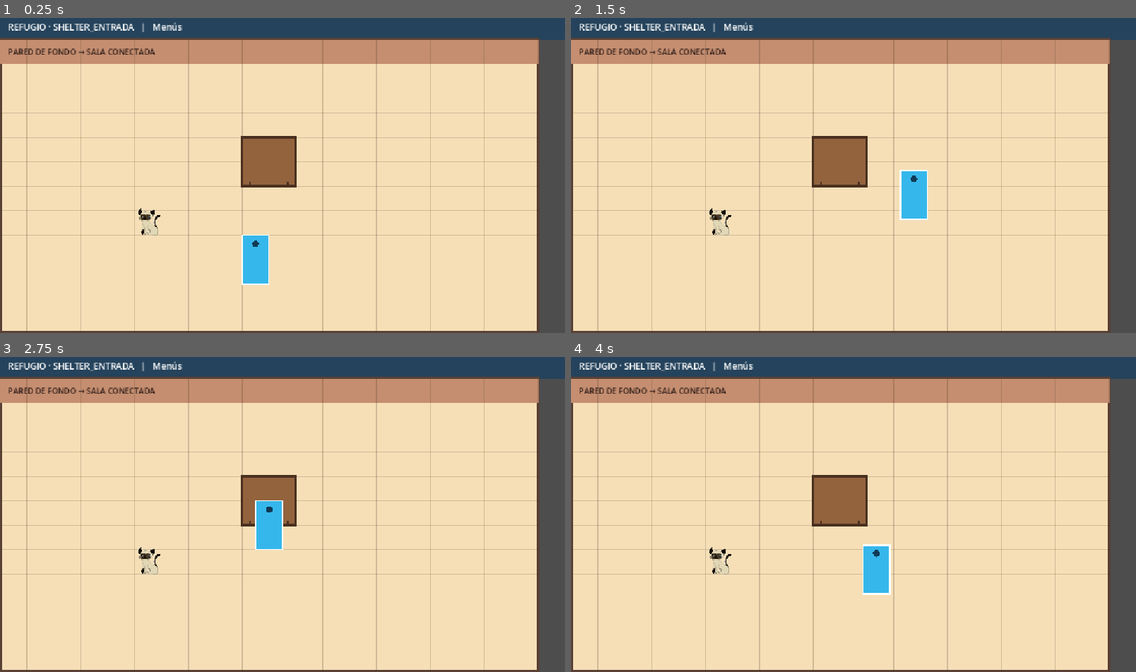
Above: before the commit, frames 1-4 (two rows, left to right).
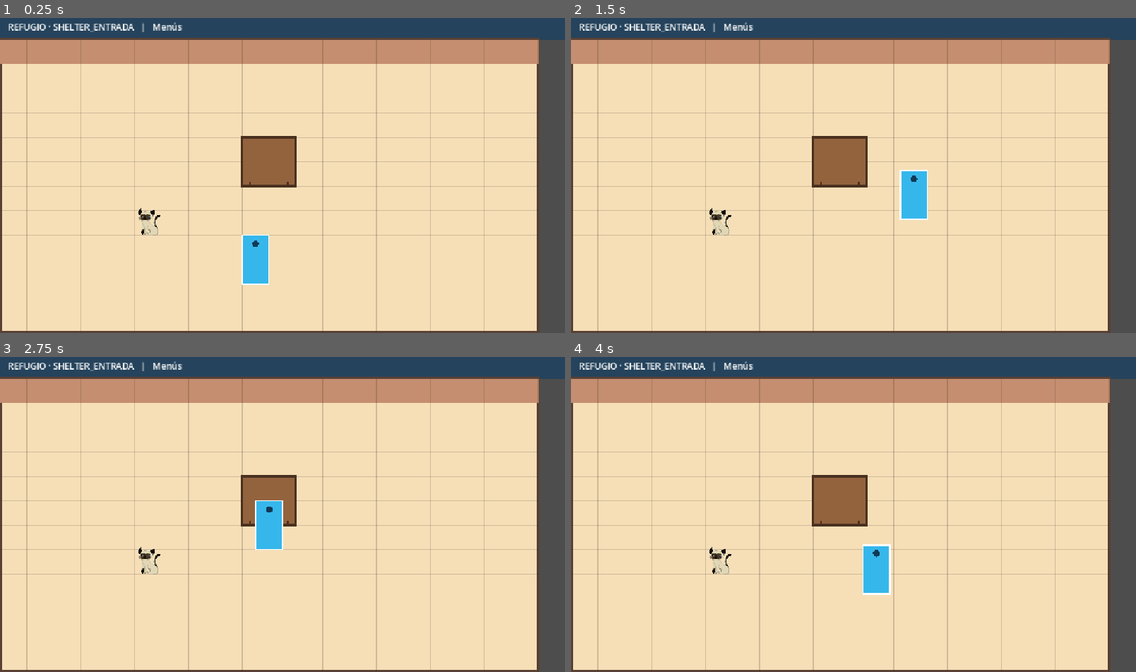
Above: after the commit, the same moments.

Repository: rocalabern/game_godot_refugio-de-animales
Game: Godot game, scene res://game/main.tscn
The game is run twice, just before and just after one commit, with the same random seed, the same clock (stepped at 60 frames per second) and the same inputs.
Inputs (mouse positions are in pixels of both pictures, inside the frame that each line leads up to):
- Up to frame 1 (0.25 s): no input
- Up to frame 2 (1.5 s): tap Enter at 0.5 s; move the mouse to (977, 159) at 0.52 s; click (977, 159) at 0.67 s; move the mouse to (740, 191) at 1.27 s; click (740, 191) at 1.42 s
- Up to frame 3 (2.75 s): move the mouse to (339, 442) at 2.02 s; click (339, 442) at 2.17 s
- Up to frame 4 (4 s): tap Space at 2.75 s; move the mouse to (825, 577) at 2.77 s; click (825, 577) at 2.92 s; tap Enter at 3.5 s; move the mouse to (1023, 561) at 3.52 s; click (1023, 561) at 3.67 s

The runs differ from the first frame. In frame 1, 0.3% of the frame differs, in the area x 1-28%, y 9-12%; in frame 2, 0.3%; in frame 3, 0.3%; in frame 4, 0.3%.

Commit message:
improved transitions

Diff:
--- a/rooms/shared/room_controller.gd
+++ b/rooms/shared/room_controller.gd
@@ -3,6 +3,7 @@
 extends Node2D
 
 const PLAYER_SCENE := preload("res://entities/player/player.tscn")
+const EDITOR_CELL_SIZE := Vector2(48, 48)
 
 signal doorway_requested(doorway: Doorway, player: PlayerController)
 
@@ -231,8 +232,6 @@
 	draw_rect(room_rect, floor_color)
 	draw_rect(room_rect, Color("5a4135"), false, 7.0)
 	draw_rect(Rect2(room_rect.position, Vector2(room_rect.size.x, cell_size.y)), Color("c58e70"))
-	var destination_label := "PARED DE FONDO → SALA CONECTADA" if not find_children("*", "Doorway", true, false).is_empty() else ""
-	draw_string(ThemeDB.fallback_font, room_rect.position + Vector2(16, cell_size.y * 0.62), destination_label, HORIZONTAL_ALIGNMENT_LEFT, -1, 16, Color("2b1a16"))
 	if show_grid:
 		var grid_color := Color(0.25, 0.20, 0.16, 0.22)
 		for x in range(room_columns + 1):
@@ -249,8 +248,10 @@
 
 func configure_spawn_points() -> void:
 	for marker in find_children("*", "Marker2D", true, false):
-		if marker.has_meta("grid_cell"):
-			marker.position = cell_to_navigation_position(marker.get_meta("grid_cell"))
+		# Marker2D es la fuente de verdad: se mueve directamente en el editor.
+		# Las escenas se editan con casillas de 48 px y el juego las adapta al
+		# tamaño de viewport configurado, conservando la ubicación que se ve.
+		marker.position *= cell_size / EDITOR_CELL_SIZE
 
 
 func configure_doorways() -> void:
--- a/rooms/shelter_dogs/shelter_dogs.tscn
+++ b/rooms/shelter_dogs/shelter_dogs.tscn
@@ -10,7 +10,7 @@
 
 [sub_resource type="Resource" id="RoomGridData_dogs"]
 script = ExtResource("2_grid")
-cells = PackedByteArray("AAAAAAAAAAAAAAAAAAAAAAAAAAAAAAAAAAAAAAAAAAAAAAAAAAAAAAAAAAAAAAAAAAA …(255 unchanged characters)…
+cells = PackedByteArray("AQEBAQEBAQEBAQEBAQEBAQEBAQEAAAAAAAAAAAAAAAAAAAAAAAAAAAAAAAAAAAAAAAA …(255 unchanged characters)…
 
 [sub_resource type="Resource" id="PlacedRug"]
 script = ExtResource("4_placement")
@@ -37,13 +37,12 @@
 [node name="SpawnPoints" type="Node2D" parent="." unique_id=689942931]
 
 [node name="from_shelter_entrada" type="Marker2D" parent="SpawnPoints" unique_id=1737589459]
-position = Vector2(863, 559)
-metadata/grid_cell = Vector2i(18, 10)
+position = Vector2(123, 551)
 
 [node name="SouthToEntrance" parent="." unique_id=2080105482 instance=ExtResource("7_doorway")]
-position = Vector2(864, 600)
+position = Vector2(146, 597)
 destination_scene_path = "res://rooms/shelter_entrada/shelter_entrada.tscn"
 destination_spawn_id = &"from_shelter_dogs"
-grid_cell = Vector2i(16, 12)
+grid_cell = Vector2i(0, 12)
 grid_size = Vector2i(4, 1)
 allowed_entry_direction = Vector2(0, 1)
--- a/rooms/shelter_entrada/shelter_entrada.tscn
+++ b/rooms/shelter_entrada/shelter_entrada.tscn
@@ -1,9 +1,9 @@
-[gd_scene load_steps=8 format=3]
+[gd_scene format=4 uid="uid://de1ba3jkoorhc"]
 
-[ext_resource type="Script" path="res://rooms/shared/room_controller.gd" id="1_room"]
-[ext_resource type="Script" path="res://systems/grid/room_grid_data.gd" id="2_grid"]
-[ext_resource type="Script" path="res://rooms/shared/room_data.gd" id="3_room_data"]
-[ext_resource type="Script" path="res://systems/placement/placed_object_data.gd" id="4_placement"]
+[ext_resource type="Script" uid="uid://q2us5l21kpcu" path="res://rooms/shared/room_controller.gd" id="1_room"]
+[ext_resource type="Script" uid="uid://d05hmi3wn7c8c" path="res://systems/grid/room_grid_data.gd" id="2_grid"]
+[ext_resource type="Script" uid="uid://cw8qiwbk0xw5u" path="res://rooms/shared/room_data.gd" id="3_room_data"]
+[ext_resource type="Script" uid="uid://pbgg7atxku6l" path="res://systems/placement/placed_object_data.gd" id="4_placement"]
 [ext_resource type="PackedScene" path="res://entities/animals/cats/cat_siames.tscn" id="5_cat"]
 [ext_resource type="PackedScene" path="res://entities/furniture/table/table.tscn" id="6_table"]
 [ext_resource type="PackedScene" path="res://entities/furniture/rug/rug.tscn" id="7_rug"]
@@ -11,7 +11,7 @@
 
 [sub_resource type="Resource" id="RoomGridData_entrada"]
 script = ExtResource("2_grid")
-cells = PackedByteArray("AQEBAQEBAQEBAQEBAQEBAQEAAAAAAAAAAAAAAAAAAAAAAAAAAAAAAAAAAAAAAAAAAAAAAAAAAAAAAAAAAAAAAAAAAAAAAA …(228 unchanged characters)…
+cells = PackedByteArray("AQEAAAEBAQEBAAABAQEBAAAAAQEBAQAAAQEBAQEAAAEBAQEAAAABAQAAAAAAAAAAAAAAAAAAAAAAAAAAAAAAAAAAAAAAAA …(228 unchanged characters)…
 
 [sub_resource type="Resource" id="PlacedRug"]
 script = ExtResource("4_placement")
@@ -37,19 +37,19 @@
 grid_data = SubResource("RoomGridData_entrada")
 placements = Array[ExtResource("4_placement")]([SubResource("PlacedRug"), SubResource("PlacedTable"), SubResource("PlacedCat")])
 
-[node name="ShelterEntrada" type="Node2D"]
+[node name="ShelterEntrada" type="Node2D" unique_id=803844857]
 script = ExtResource("1_room")
 room_data = SubResource("RoomData_entrada")
 
-[node name="SpawnPoints" type="Node2D" parent="."]
+[node name="SpawnPoints" type="Node2D" parent="." unique_id=995966589]
 
-[node name="from_shelter_dogs" type="Marker2D" parent="SpawnPoints"]
-position = Vector2(888, 168)
-metadata/grid_cell = Vector2i(18, 3)
+[node name="from_shelter_dogs" type="Marker2D" parent="SpawnPoints" unique_id=1202715366]
+position = Vector2(792, 167)
 
-[node name="NorthToDogs" parent="." instance=ExtResource("8_doorway")]
+[node name="NorthToDogs" parent="." unique_id=158326238 instance=ExtResource("8_doorway")]
+position = Vector2(816, 120)
 destination_scene_path = "res://rooms/shelter_dogs/shelter_dogs.tscn"
 destination_spawn_id = &"from_shelter_entrada"
-grid_cell = Vector2i(16, 2)
+grid_cell = Vector2i(15, 2)
 grid_size = Vector2i(4, 1)
 allowed_entry_direction = Vector2(0, -1)
Not shown, changed: README.md
